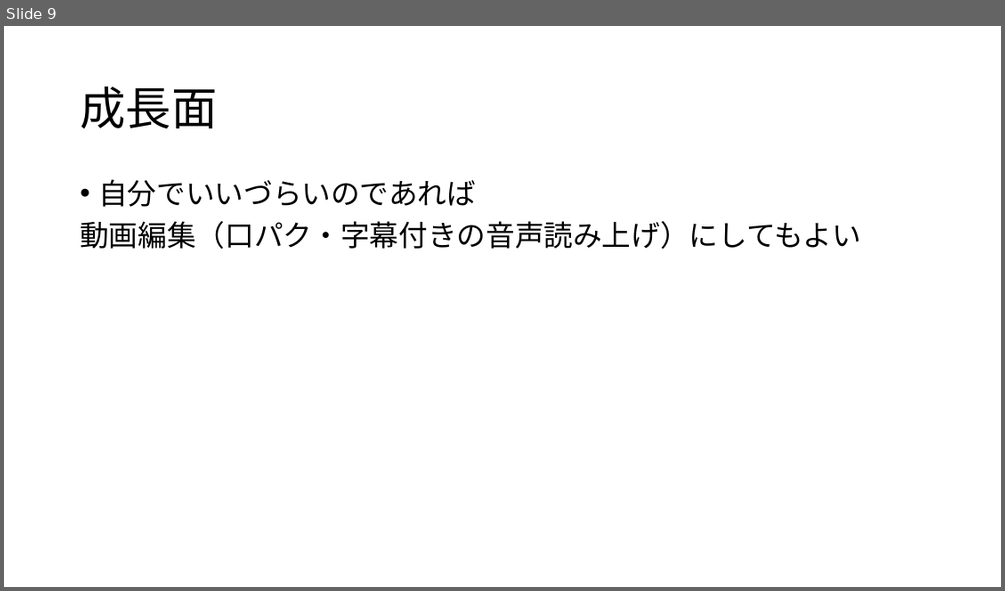
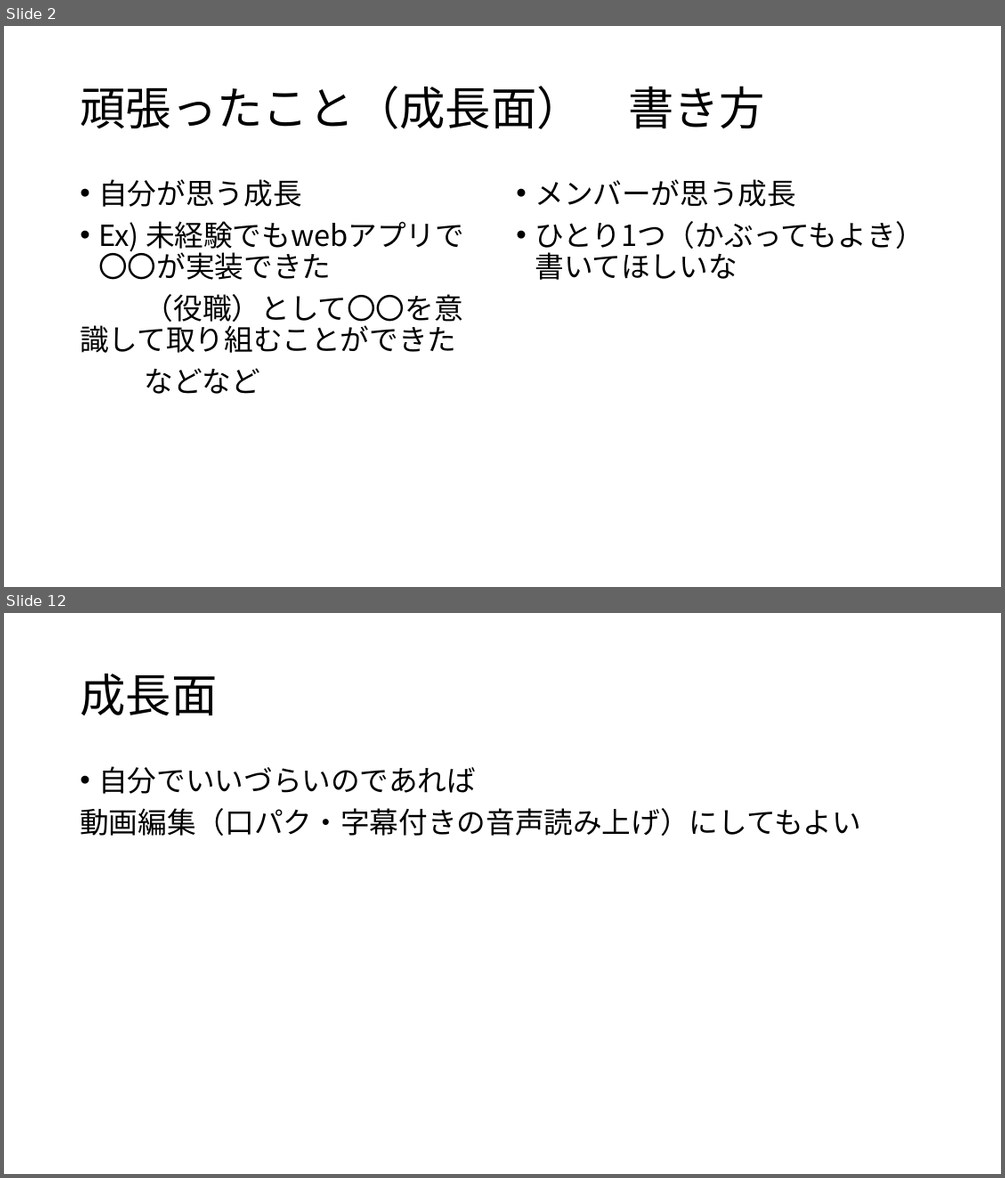
Before and after one commit to dojo2022/B-3, a slide deck: doc/成果発表会プロット.pptx. Shown one above the other, each under a label of ours: slide 9 before the commit, slides 2 and 12 after it; the slides between them are not shown. The pictures are 1005x591 and 1005x1178 pixels, drawn with LibreOffice and Linux fonts; fonts in the diff are those of the drawing. Boxes give left, top, right and bottom in pixels: in the first picture for what was removed or moved away, otherwise in the second. Text is boxed around its words. In the diff, an @@ line names an element or a change of style, - is before the commit and + after.

```diff
--- a/doc/成果発表会プロット.pptx
+++ b/doc/成果発表会プロット.pptx
@@ slide 2 added at (4,26,1001,587), background #FFFFFF @@
@@ title added at (80,86,765,129), 44 pt, text #000000 @@
+頑張ったこと（成長面） 書き方
@@ text added at (80,179,464,394), 28 pt, text #000000 @@
+• 自分が思う成長
+• Ex) 未経験でもwebアプリで〇〇が実装できた
+（役職）として〇〇を意識して取り組むことができた
+などなど
@@ text added at (534,179,924,280), 28 pt, text #000000 @@
+• メンバーが思う成長
+• ひとり1つ（かぶってもよき）書いてほしいな
@@ what was slide 9 is now slide 12 @@
```
Also in this commit, not shown: 6 slides changed, 6 other slides added, 2 slides removed, 3 other files.
